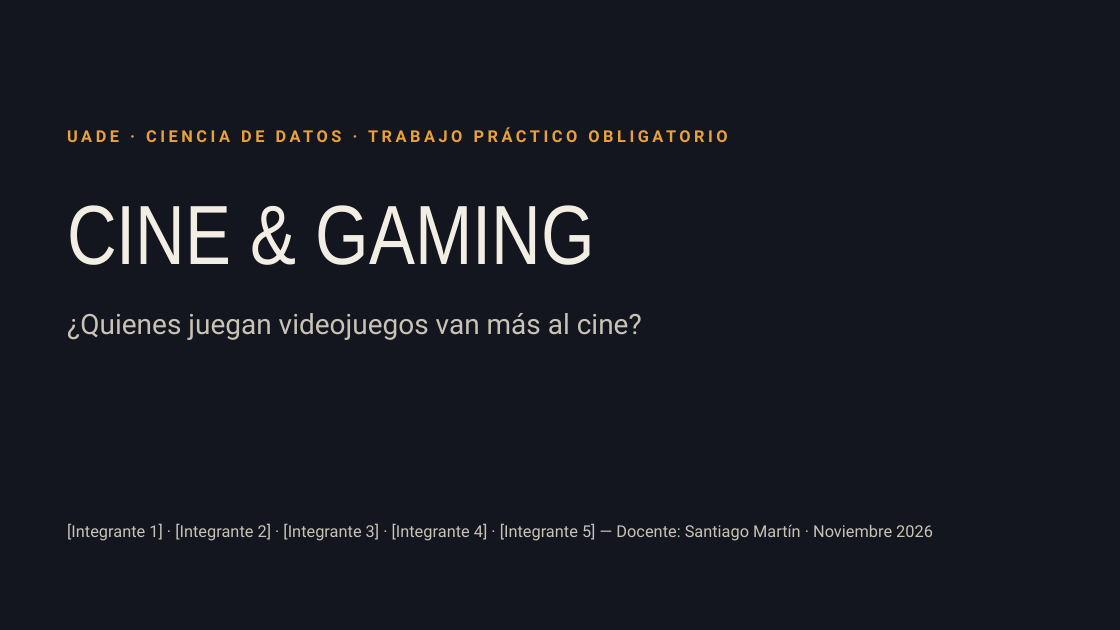
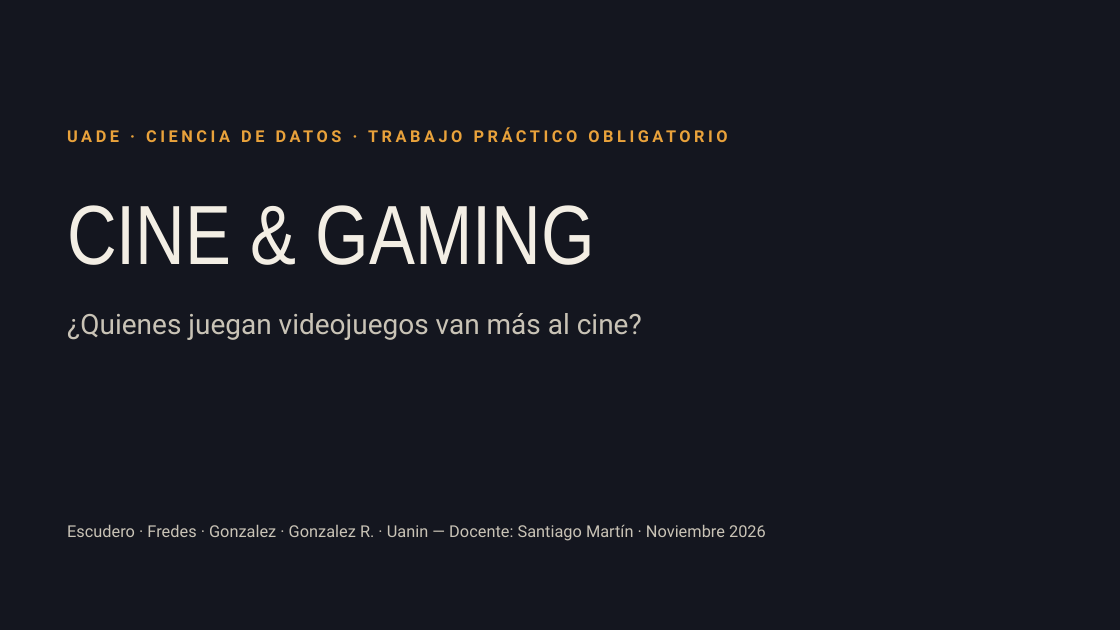
Before and after one commit to UriRefactored/tpo-cine-cultura, a slide deck: slide 1 of presentacion/TPO_Cine_y_Videojuegos.pptx. Drawn at 1120x630 pixels with LibreOffice and Linux fonts; fonts in the diff are those of the drawing. Boxes give left, top, right and bottom in pixels: in the first picture for what was removed or moved away, otherwise in the second. Text is boxed around its words. In the diff, an @@ line names an element or a change of style, - is before the commit and + after.

Commit message:
docs: agregar informe academico final en PDF y diapositivas de presentacion con integrantes

```diff
--- a/presentacion/TPO_Cine_y_Videojuegos.pptx
+++ b/presentacion/TPO_Cine_y_Videojuegos.pptx
@@ text at bbox=[67, 524, 766, 541]: text changed @@
-[Integrante 1] · [Integrante 2] · [Integrante 3] · [Integrante 4] · [Integrante 5] — Docente: Santiago Martín · Noviembre 2026
+Escudero · Fredes · Gonzalez · Gonzalez R. · Uanin — Docente: Santiago Martín · Noviembre 2026
```
Also in this commit, not shown: 6 other slides changed, 3 other files.
